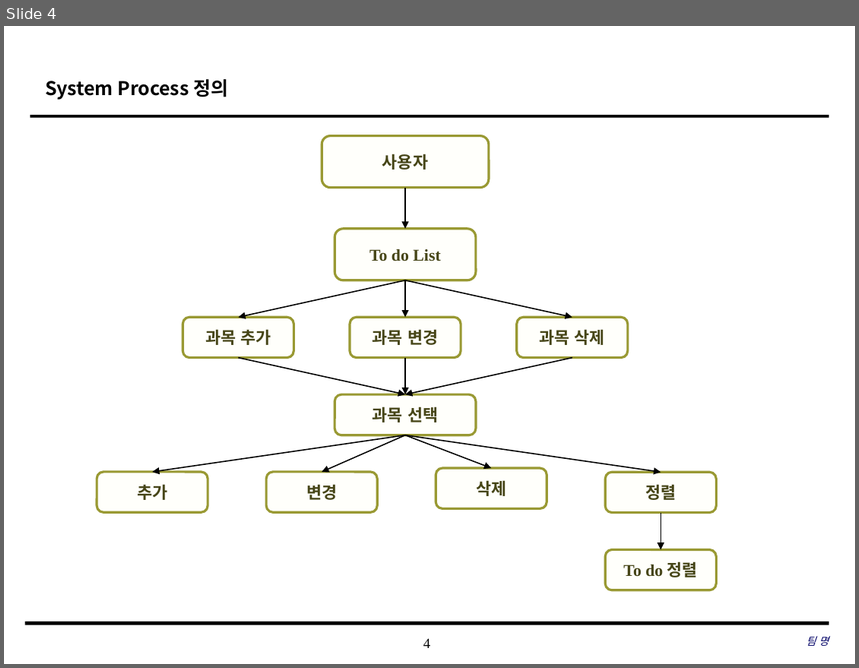
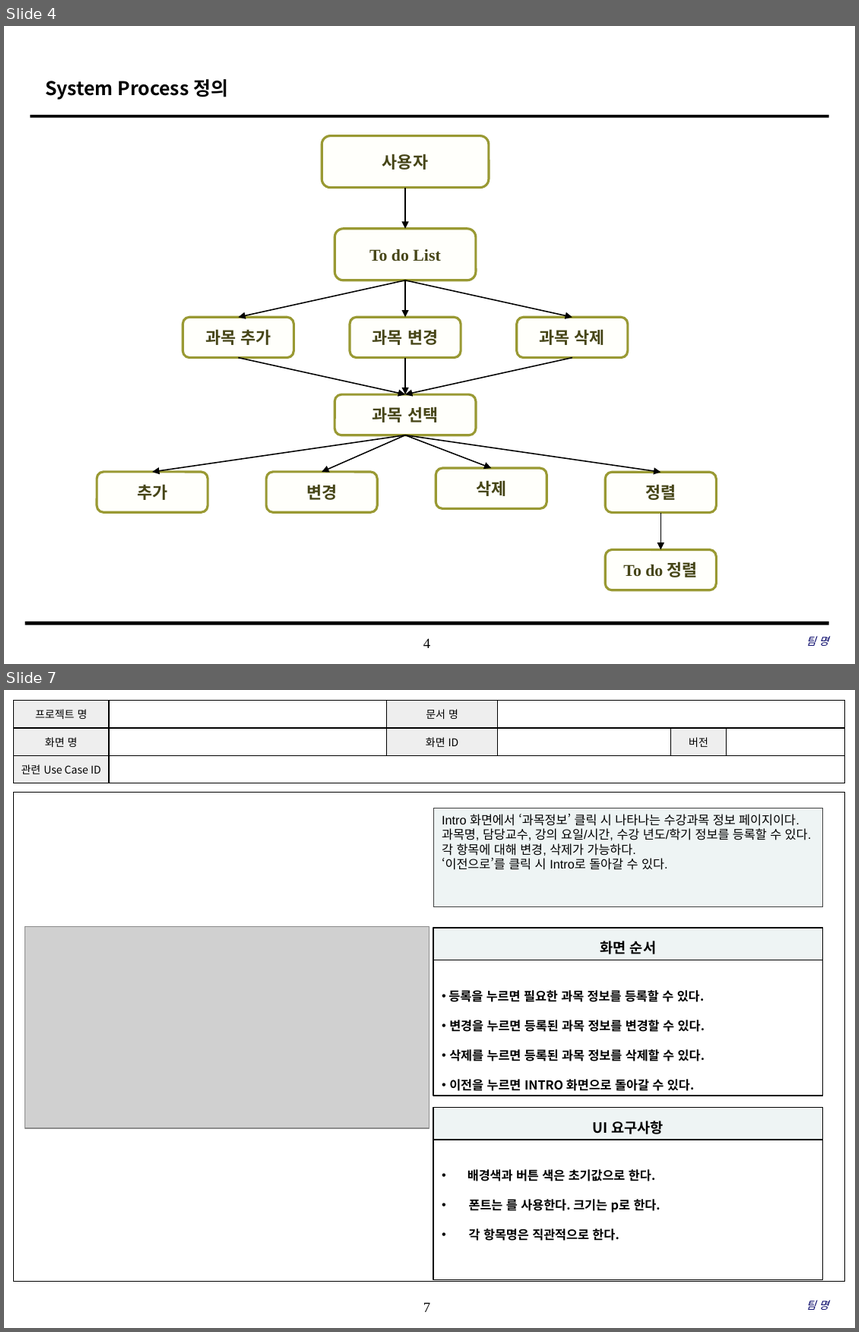
Before and after one commit to SE-admin/7, a slide deck: doc/3_ 설계서/UI Design Template.pptx. Shown one above the other, each under a label of ours: slide 4 before the commit, slides 4 and 7 after it; the slides between them are not shown. The pictures are 859x668 and 859x1332 pixels, drawn with LibreOffice and Linux fonts; fonts in the diff are those of the drawing; grey boxes stand for pictures; background and template pictures are left out. Boxes give left, top, right and bottom in pixels: in the first picture for what was removed or moved away, otherwise in the second. Text is boxed around its words. In the diff, an @@ line names an element or a change of style, - is before the commit and + after.

```diff
--- a/doc/3_ 설계서/UI Design Template.pptx
+++ b/doc/3_ 설계서/UI Design Template.pptx
@@ slide 7 added at [4,690,855,1328], background #FFFFFF; not listed: 1 template element that a slide beside it also shows @@
@@ table added at [13,700,844,783], 3 rows, 6 columns @@
+프로젝트 명 |  | 문서 명 |  |  | 
+화면 명 |  | 화면 ID |  | 버전 | 
+관련 Use Case ID |  |  |  |  | 
@@ rectangle added at [13,792,845,1281], outline #000000 0.75 pt @@
@@ rectangle added at [434,809,824,907], fill #EEF4F4, outline #404040 0.75 pt, 10.5 pt, text #000000 @@
+Intro 화면에서 ‘과목정보’ 클릭 시 나타나는 수강과목 정보 페이지이다.
+과목명, 담당교수, 강의 요일/시간, 수강 년도/학기 정보를 등록할 수 있다.
+각 항목에 대해 변경, 삭제가 가능하다.
+‘이전으로’를 클릭 시 Intro로 돌아갈 수 있다.
@@ picture added at [25,926,430,1129] @@
@@ rectangle added at [434,929,824,961], fill #EEF4F4, outline #000000 1 pt, 12 pt, text #000000, bold @@
+화면 순서
@@ rectangle added at [434,961,824,1096], fill #FFFFFF, outline #000000 1 pt, 10.5 pt, text #000000, bold @@
+• 등록을 누르면 필요한 과목 정보를 등록할 수 있다.
+• 변경을 누르면 등록된 과목 정보를 변경할 수 있다.
+• 삭제를 누르면 등록된 과목 정보를 삭제할 수 있다.
+• 이전을 누르면 INTRO 화면으로 돌아갈 수 있다.
@@ rectangle added at [434,1108,824,1140], fill #EEF4F4, outline #000000 1 pt, 12 pt, text #000000, bold @@
+UI 요구사항
@@ rectangle added at [434,1139,824,1280], fill #FFFFFF, outline #000000 1 pt, 10.5 pt, text #000000, bold @@
+• 배경색과 버튼 색은 초기값으로 한다.
+• 폰트는 를 사용한다. 크기는 p로 한다.
+• 각 항목명은 직관적으로 한다.
@@ text added at [807,1301,829,1310], 9 pt, text #000066, italic @@
+팀 명
```
Also in this commit, not shown: 2 slides changed, 12 other slides added, 1 slide removed.
